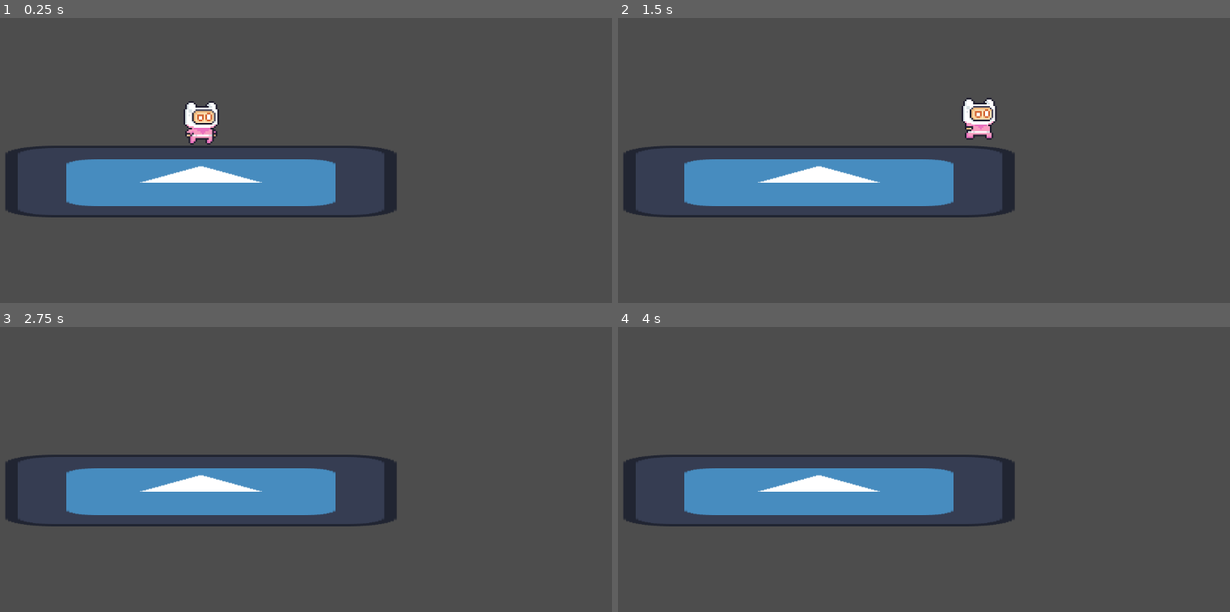
Above: before the commit, frames 1-4 (two rows, left to right).
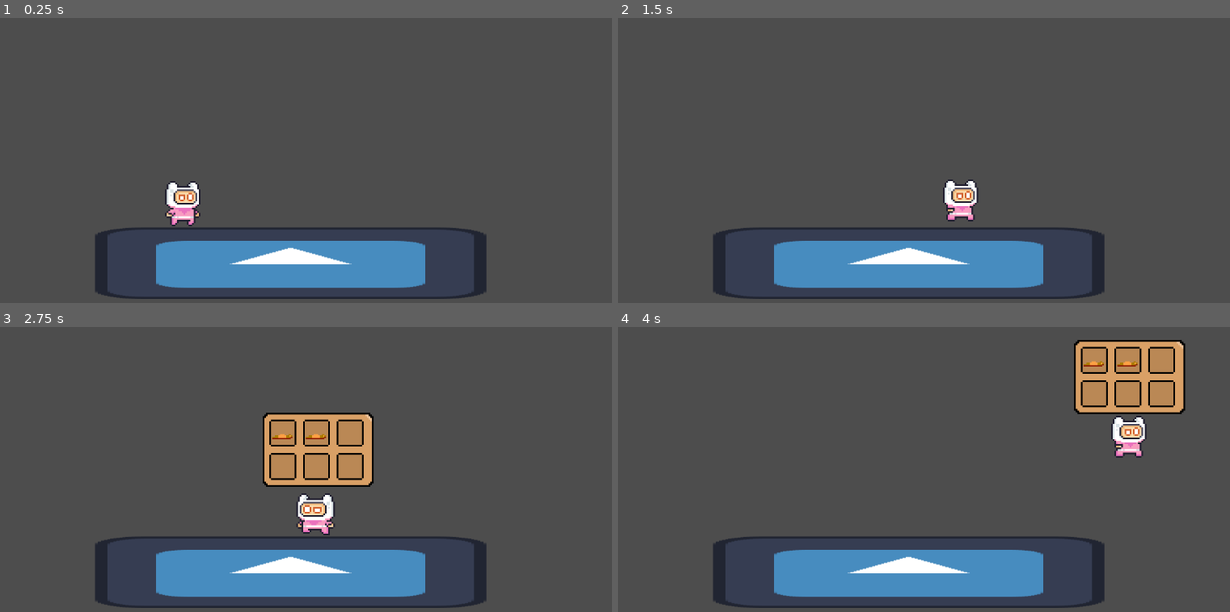
Above: after the commit, the same moments.

Repository: kbyrnes-tcd/rotten-itf
Game: Godot game, scene res://scenes/drafts/main.tscn
The game is run twice, just before and just after one commit, with the same random seed, the same clock (stepped at 60 frames per second) and the same inputs. The engine's default icon, where the game draws it, is replaced by a stand-in: a white triangle on a blue panel in a dark square.
Inputs:
- Up to frame 1 (0.25 s): no input
- Up to frame 2 (1.5 s): hold D (right) from 0.53 s (still down); tap I (inv, bound only after the commit) at 0.6, 1.35 s; tap Space (jump) at 0.77 s
- Up to frame 3 (2.75 s): tap Space (jump) at 1.52 s; release D (right) at 2.03 s; hold Left (left) from 2.03 s (still down); tap I (inv, bound only after the commit) at 2.1 s
- Up to frame 4 (4 s): release Left (left) at 2.78 s; hold D (right) from 2.78 s (still down); tap I (inv, bound only after the commit) at 2.85, 3.6 s; tap Space (jump) at 3.02, 3.77 s

The runs differ from the first frame. In frame 1, 19% of the frame differs, in the area x 0-80%, y 29-99%; in frame 2, 20%; in frame 3, 23%; in frame 4, 24%, in the area x 0-93%, y 4-99%.

Commit message:
Inventory system basics
- inventory resources defined
- can easily define a new item via InvItem resource template
- can also define 'inventory's and attach to player or chest etc.
- basic HUD

NEXT: incr/decrementing from inventory stock via pickup and use of items

Diff:
--- a/rotten-itf-game/project.godot
+++ b/rotten-itf-game/project.godot
@@ -38,6 +38,11 @@
 "events": [Object(InputEventKey,"resource_local_to_scene":false,"resource_name":"","device":-1,"window_id":0,"alt_press …(191 unchanged characters)…
 ]
 }
+inv={
+"deadzone": 0.2,
+"events": [Object(InputEventKey,"resource_local_to_scene":false,"resource_name":"","device":-1,"window_id":0,"alt_pressed":false,"shift_pressed":false,"ctrl_pressed":false,"meta_pressed":false,"pressed":false,"keycode":0,"physical_keycode":73,"key_label":0,"unicode":105,"location":0,"echo":false,"script":null)
+]
+}
 
 [physics]
 
--- a/rotten-itf-game/scenes/drafts/main.tscn
+++ b/rotten-itf-game/scenes/drafts/main.tscn
@@ -9,10 +9,10 @@
 [node name="Main" type="Node2D" unique_id=1166888353]
 
 [node name="Player" parent="." unique_id=1515659648 instance=ExtResource("1_o5qli")]
-position = Vector2(418, 305)
+position = Vector2(385, 468)
 
 [node name="Ground" type="StaticBody2D" parent="." unique_id=1631808054]
-position = Vector2(419, 431)
+position = Vector2(579, 577)
 metadata/_edit_group_ = true
 
 [node name="Sprite2D" type="Sprite2D" parent="Ground" unique_id=1946065389]
--- a/rotten-itf-game/scenes/player.tscn
+++ b/rotten-itf-game/scenes/player.tscn
@@ -2,10 +2,12 @@
 
 [ext_resource type="Texture2D" uid="uid://vkmq8t1guwnr" path="res://assets/images/player/Hit (32x32).png" id="1_dqkch"]
 [ext_resource type="Script" uid="uid://w2bvkx0l5r8" path="res://scripts/player.gd" id="1_qlg0r"]
+[ext_resource type="Resource" uid="uid://bbfb2yem3oxv0" path="res://scripts/inventory_system/player_inventory.tres" id="2_fjrip"]
 [ext_resource type="Texture2D" uid="uid://dmebo23ctl5ik" path="res://assets/images/player/Idle (32x32).png" id="2_qlg0r"]
 [ext_resource type="Texture2D" uid="uid://3w38knvapafe" path="res://assets/images/player/Jump (32x32).png" id="3_tuyoq"]
 [ext_resource type="Texture2D" uid="uid://c15gnofeo03bn" path="res://assets/images/player/Run (32x32).png" id="4_fjrip"]
 [ext_resource type="AudioStream" uid="uid://dvdukd1lqtaao" path="res://assets/audio/jump.wav" id="6_tuyoq"]
+[ext_resource type="PackedScene" uid="uid://0hlcimiuwo6o" path="res://scenes/ui/inv_ui.tscn" id="8_smehm"]
 
 [sub_resource type="AtlasTexture" id="AtlasTexture_qino5"]
 atlas = ExtResource("1_dqkch")
@@ -249,6 +251,7 @@
 [node name="Player" type="CharacterBody2D" unique_id=1515659648]
 scale = Vector2(3, 3)
 script = ExtResource("1_qlg0r")
+inv = ExtResource("2_fjrip")
 
 [node name="AnimatedSprite2D" type="AnimatedSprite2D" parent="." unique_id=512896578]
 sprite_frames = SubResource("SpriteFrames_6adnx")
@@ -262,3 +265,9 @@
 
 [node name="JumpFX" type="AudioStreamPlayer2D" parent="." unique_id=1761152459]
 stream = ExtResource("6_tuyoq")
+
+[node name="InvUI" parent="." unique_id=959144703 instance=ExtResource("8_smehm")]
+offset_left = -32.0
+offset_top = -57.0
+offset_right = 34.0
+offset_bottom = -13.0
--- /dev/null
+++ b/rotten-itf-game/scenes/ui/inv_ui.tscn
@@ -0,0 +1,56 @@
+[gd_scene format=3 uid="uid://0hlcimiuwo6o"]
+
+[ext_resource type="Script" uid="uid://dp0kpvbw6a0av" path="res://scripts/inventory_system/inv_ui.gd" id="1_ef5jc"]
+[ext_resource type="Texture2D" uid="uid://bnlv7tnlhch04" path="res://assets/images/ui/inventory-background.png" id="2_htl50"]
+[ext_resource type="PackedScene" uid="uid://cl6df2qdvgr0" path="res://scenes/ui/inv_ui_slot.tscn" id="3_shghf"]
+
+[node name="InvUI" type="Control" unique_id=959144703]
+custom_minimum_size = Vector2(66, 44)
+layout_mode = 3
+anchors_preset = 0
+offset_right = 66.0
+offset_bottom = 44.0
+script = ExtResource("1_ef5jc")
+
+[node name="NinePatchRect" type="NinePatchRect" parent="." unique_id=441654564]
+layout_mode = 0
+offset_right = 66.0
+offset_bottom = 44.0
+texture = ExtResource("2_htl50")
+patch_margin_left = 6
+patch_margin_top = 6
+patch_margin_right = 6
+patch_margin_bottom = 6
+
+[node name="GridContainer" type="GridContainer" parent="NinePatchRect" unique_id=125647624]
+layout_mode = 1
+anchors_preset = 8
+anchor_left = 0.5
+anchor_top = 0.5
+anchor_right = 0.5
+anchor_bottom = 0.5
+offset_left = -29.0
+offset_top = -18.0
+offset_right = 29.0
+offset_bottom = 18.0
+grow_horizontal = 2
+grow_vertical = 2
+columns = 3
+
+[node name="Inv_Ui_Slot1" parent="NinePatchRect/GridContainer" unique_id=1590680367 instance=ExtResource("3_shghf")]
+layout_mode = 2
+
+[node name="Inv_Ui_Slot2" parent="NinePatchRect/GridContainer" unique_id=2017311280 instance=ExtResource("3_shghf")]
+layout_mode = 2
+
+[node name="Inv_Ui_Slot3" parent="NinePatchRect/GridContainer" unique_id=215098379 instance=ExtResource("3_shghf")]
+layout_mode = 2
+
+[node name="Inv_Ui_Slot4" parent="NinePatchRect/GridContainer" unique_id=1455585379 instance=ExtResource("3_shghf")]
+layout_mode = 2
+
+[node name="Inv_Ui_Slot5" parent="NinePatchRect/GridContainer" unique_id=224168112 instance=ExtResource("3_shghf")]
+layout_mode = 2
+
+[node name="Inv_Ui_Slot6" parent="NinePatchRect/GridContainer" unique_id=1687060262 instance=ExtResource("3_shghf")]
+layout_mode = 2
--- /dev/null
+++ b/rotten-itf-game/scenes/ui/inv_ui_slot.tscn
@@ -0,0 +1,20 @@
+[gd_scene format=3 uid="uid://cl6df2qdvgr0"]
+
+[ext_resource type="Texture2D" uid="uid://dvjljkkkuelcb" path="res://assets/images/ui/inventory-slot.png" id="1_jeme5"]
+[ext_resource type="Script" uid="uid://ycyv8338ayuy" path="res://scripts/inventory_system/inv_ui_slot.gd" id="1_xk2dx"]
+
+[node name="Inv_Ui_Slot" type="Panel" unique_id=1590680367]
+self_modulate = Color(1, 1, 1, 0)
+custom_minimum_size = Vector2(16, 16)
+offset_right = 16.0
+offset_bottom = 16.0
+script = ExtResource("1_xk2dx")
+
+[node name="SlotSprite" type="Sprite2D" parent="." unique_id=537074285]
+texture = ExtResource("1_jeme5")
+centered = false
+
+[node name="ItemSprite" type="Sprite2D" parent="." unique_id=695584406]
+scale = Vector2(0.73, 0.73)
+centered = false
+offset = Vector2(2.5, 0)
--- /dev/null
+++ b/rotten-itf-game/scripts/inventory_system/inv_item.gd
@@ -0,0 +1,7 @@
+extends Resource
+
+class_name InvItem
+
+@export var name: String = ""
+#@export var sprite: SpriteFrames
+@export var texture: Texture2D
--- /dev/null
+++ b/rotten-itf-game/scripts/inventory_system/inv_ui.gd
@@ -0,0 +1,29 @@
+extends Control
+
+@onready var inv: Inventory = preload("uid://bbfb2yem3oxv0")
+@onready var slots: Array = $NinePatchRect/GridContainer.get_children()
+
+var is_open = false
+
+# onload: inventory is closed, load up images
+func _ready() -> void:
+	close()
+	update_slots()
+
+# update item visuals via inv_ui_slot.gd>update func
+func update_slots():
+	print("updating slots with images")
+	for i in range(min(inv.items.size(), slots.size())):
+		slots[i].update(inv.items[i])
+
+func close():
+	is_open = false;
+	visible = false;
+
+func open():
+	is_open = true;
+	visible = true;
+
+func _process(_delta):
+	if Input.is_action_just_pressed(("inv")):
+		var _foo = close() if is_open else open()
--- /dev/null
+++ b/rotten-itf-game/scripts/inventory_system/inv_ui_slot.gd
@@ -0,0 +1,11 @@
+extends Panel
+
+@onready var item_sprite: Sprite2D = $ItemSprite
+
+# called in inv_ui.gd to render visuals
+func update(item: InvItem):
+	if !item:
+		item_sprite.visible = false;
+	else:
+		item_sprite.visible = true;
+		item_sprite.texture = item.texture;
--- /dev/null
+++ b/rotten-itf-game/scripts/inventory_system/inventory.gd
@@ -0,0 +1,5 @@
+extends Resource
+
+class_name Inventory
+
+@export var items: Array[InvItem]
--- /dev/null
+++ b/rotten-itf-game/scripts/inventory_system/items/orange_worm.tres
@@ -0,0 +1,10 @@
+[gd_resource type="Resource" script_class="InvItem" format=3 uid="uid://dt677afg3p4f0"]
+
+[ext_resource type="Script" uid="uid://b0vt1mp7wu6pu" path="res://scripts/inventory_system/inv_item.gd" id="1_nouh8"]
+[ext_resource type="Texture2D" uid="uid://cotxrl2gpbqxr" path="res://assets/images/worms/orange_worm_1.png" id="2_4lk5o"]
+
+[resource]
+script = ExtResource("1_nouh8")
+name = "orange_worm"
+texture = ExtResource("2_4lk5o")
+metadata/_custom_type_script = "uid://b0vt1mp7wu6pu"
--- /dev/null
+++ b/rotten-itf-game/scripts/inventory_system/player_inventory.tres
@@ -0,0 +1,10 @@
+[gd_resource type="Resource" script_class="Inventory" format=3 uid="uid://bbfb2yem3oxv0"]
+
+[ext_resource type="Script" uid="uid://b0vt1mp7wu6pu" path="res://scripts/inventory_system/inv_item.gd" id="1_mjrco"]
+[ext_resource type="Resource" uid="uid://dt677afg3p4f0" path="res://scripts/inventory_system/items/orange_worm.tres" id="2_gsj5c"]
+[ext_resource type="Script" uid="uid://dl0wx3xs3seeq" path="res://scripts/inventory_system/inventory.gd" id="3_mjrco"]
+
+[resource]
+script = ExtResource("3_mjrco")
+items = Array[ExtResource("1_mjrco")]([ExtResource("2_gsj5c"), ExtResource("2_gsj5c"), null, null, null, null])
+metadata/_custom_type_script = "uid://dl0wx3xs3seeq"
--- a/rotten-itf-game/scripts/player.gd
+++ b/rotten-itf-game/scripts/player.gd
@@ -2,8 +2,15 @@
 @onready var animated_sprite_2d: AnimatedSprite2D = $AnimatedSprite2D
 @onready var jump_fx: AudioStreamPlayer2D = $JumpFX
 
+@export var inv : Inventory
+
 const SPEED = 300.0
 const JUMP_VELOCITY = -850.0
+
+func _ready() -> void:
+	print("hello")
+	print(inv.items[0].name)
+	print(inv.items[0].texture)
 
 func _physics_process(delta: float) -> void:
 	# Add the gravity.
Binary file added: rotten-itf-game/assets/images/ui/inventory-background.png
Not shown, added: rotten-itf-game/assets/images/ui/inventory-background.png.import
Binary file added: rotten-itf-game/assets/images/ui/inventory-slot.png
Not shown, added: rotten-itf-game/assets/images/ui/inventory-slot.png.import
Binary file added: rotten-itf-game/assets/images/worms/green_worm_1.png
Not shown, added: rotten-itf-game/assets/images/worms/green_worm_1.png.import
Binary file added: rotten-itf-game/assets/images/worms/green_worm_anim.png
Not shown, added: rotten-itf-game/assets/images/worms/green_worm_anim.png.import
Binary file added: rotten-itf-game/assets/images/worms/orange_worm_1.png
Not shown, added: rotten-itf-game/assets/images/worms/orange_worm_1.png.import
Binary file added: rotten-itf-game/assets/images/worms/orange_worm_anim.png
Not shown, added: rotten-itf-game/assets/images/worms/orange_worm_anim.png.import
(and 4 more such lines)
